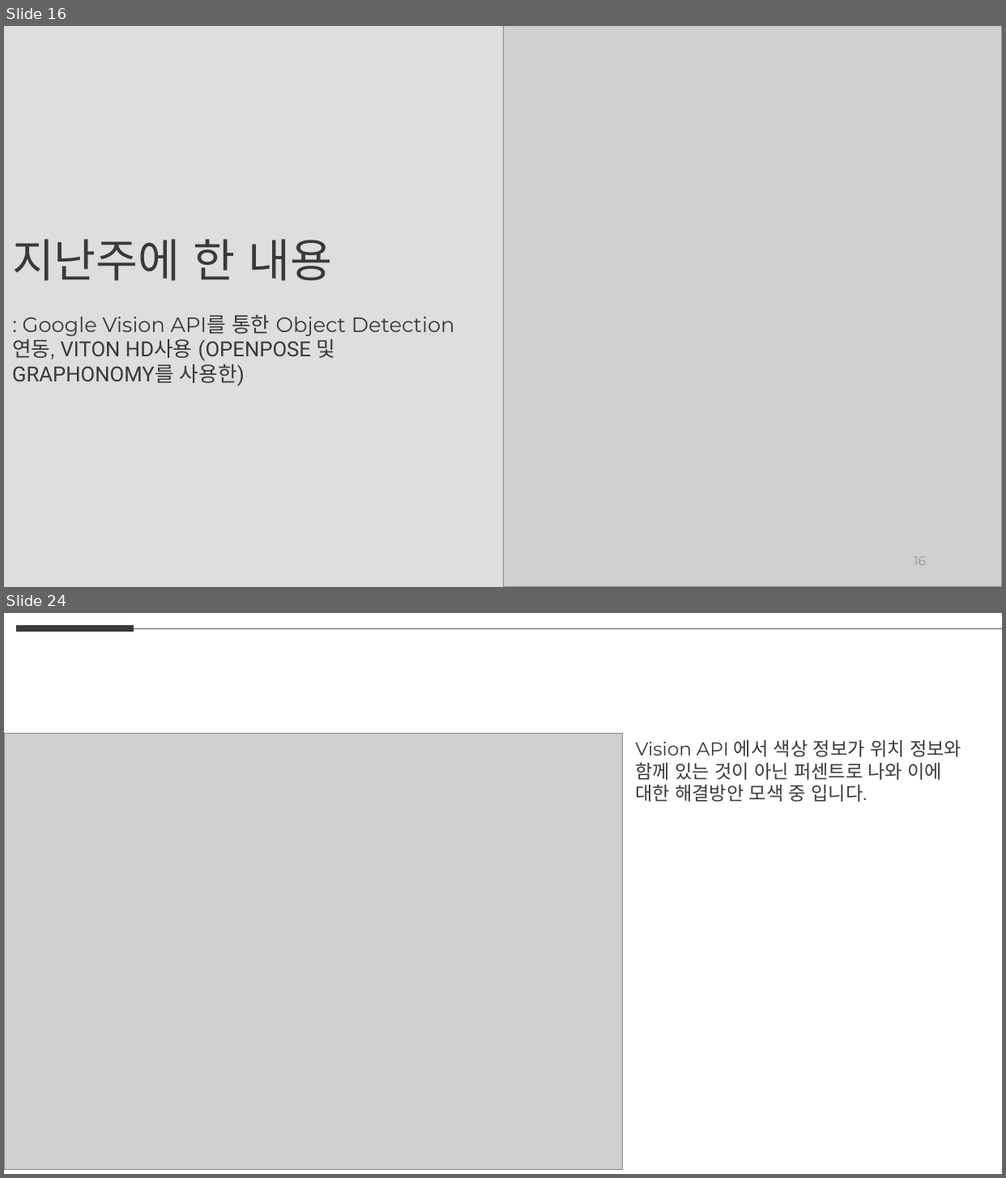
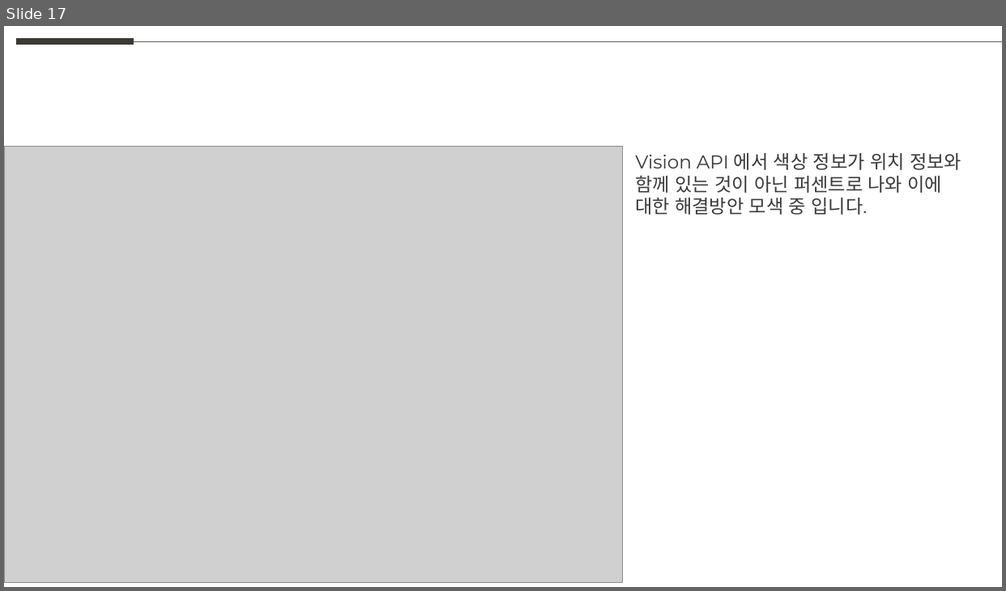
Before and after one commit to weaknessHero/Project_AvatarS, a slide deck: 발표자료/PPT_230727.pptx. Shown one above the other, each under a label of ours: slides 16 and 24 before the commit, slide 17 after it; the slides between them are not shown. The pictures are 1006x1178 and 1006x591 pixels, drawn with LibreOffice and Linux fonts; fonts in the diff are those of the drawing; grey boxes stand for pictures. Boxes give left, top, right and bottom in pixels: in the first picture for what was removed or moved away, otherwise in the second. Text is boxed around its words. In the diff, an @@ line names an element or a change of style, - is before the commit and + after.

```diff
--- a/발표자료/PPT_230727.pptx
+++ b/발표자료/PPT_230727.pptx
@@ slide 16 removed at (4, 26, 1002, 587), background #DEDEE0 @@
@@ picture removed at (503, 26, 1002, 587) @@
@@ text removed at (12, 239, 455, 386) @@
-지난주에 한 내용
-: Google Vision API를 통한 Object Detection 연동, VITON HD사용 (OPENPOSE 및 GRAPHONOMY를 사용한)
@@ page number removed at (914, 557, 926, 565) @@
-16
@@ what was slide 24 is now slide 17 @@
```
Also in this commit, not shown: 2 slides changed, 3 slides added, 6 other slides removed, 4 other files.
